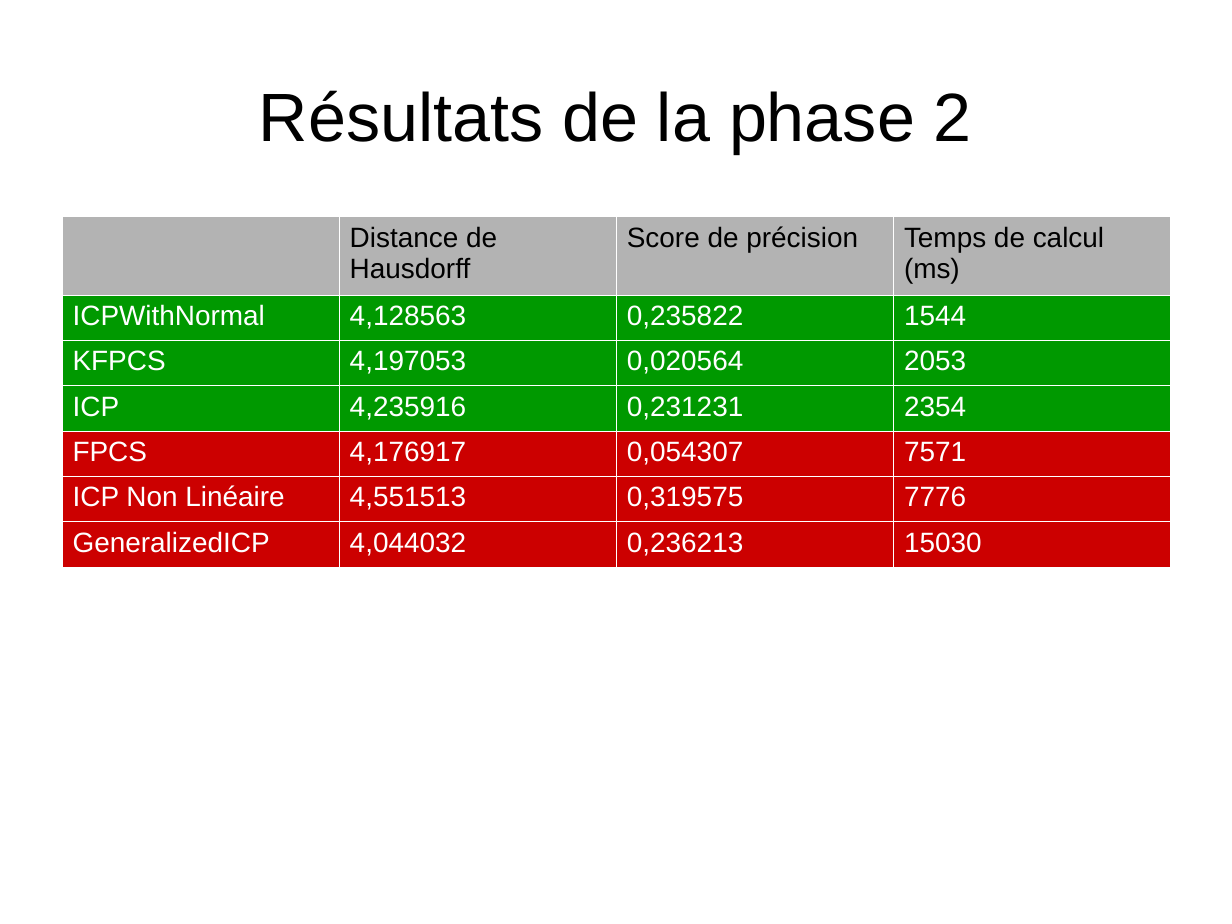
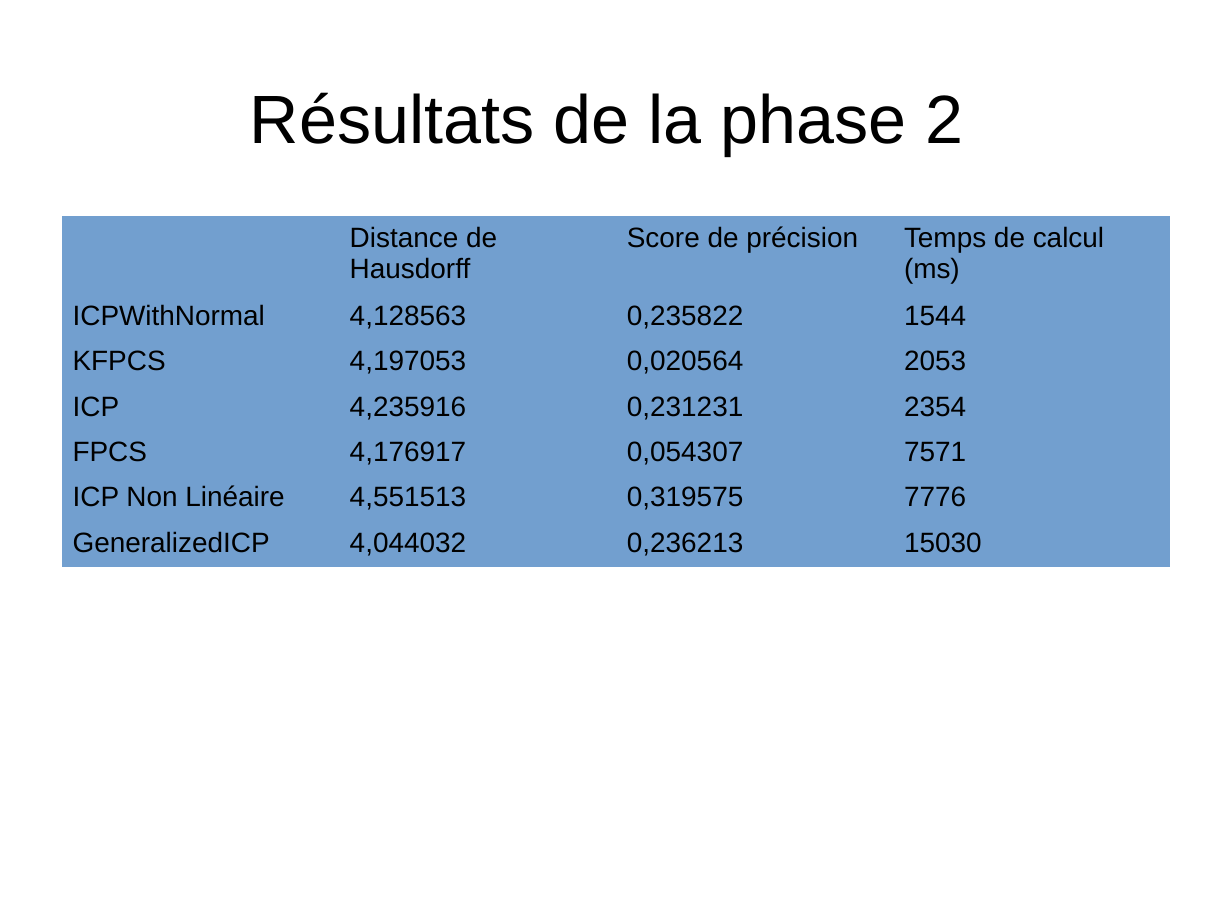
Before and after one commit to MABILYJohan/TER_Recalage_multi_points, a slide deck: slide 10 of Rapports et diapos/Diapositive_TER.odp. Drawn at 1232x924 pixels with LibreOffice and Linux fonts; fonts in the diff are those of the drawing. Boxes give left, top, right and bottom in pixels: in the first picture for what was removed or moved away, otherwise in the second. Text is boxed around its words. In the diff, an @@ line names an element or a change of style, - is before the commit and + after.

```diff
--- a/Rapports et diapos/Diapositive_TER.odp
+++ b/Rapports et diapos/Diapositive_TER.odp
@@ title "Résultats de la phase 2": place and size @@
-title "Résultats de la phase 2" at (259, 90, 972, 153)
+title "Résultats de la phase 2" at (250, 92, 963, 156)
@@ table at (61, 216, 1171, 567) @@
@@ fill #B3B3B3 to #729FCF in row 1 @@
@@ fill #009900 to #729FCF in 12 cells @@
@@ fill #CC0000 to #729FCF in 12 cells @@
@@ text colour #FFFFFF to #000000 in "ICPWithNormal", "4,128563", "0,235822", "1544" and 20 more places @@
@@ borders changed @@
```
Also in this commit, not shown: 2 other slides changed, 1 slide added, 1 slide removed.
